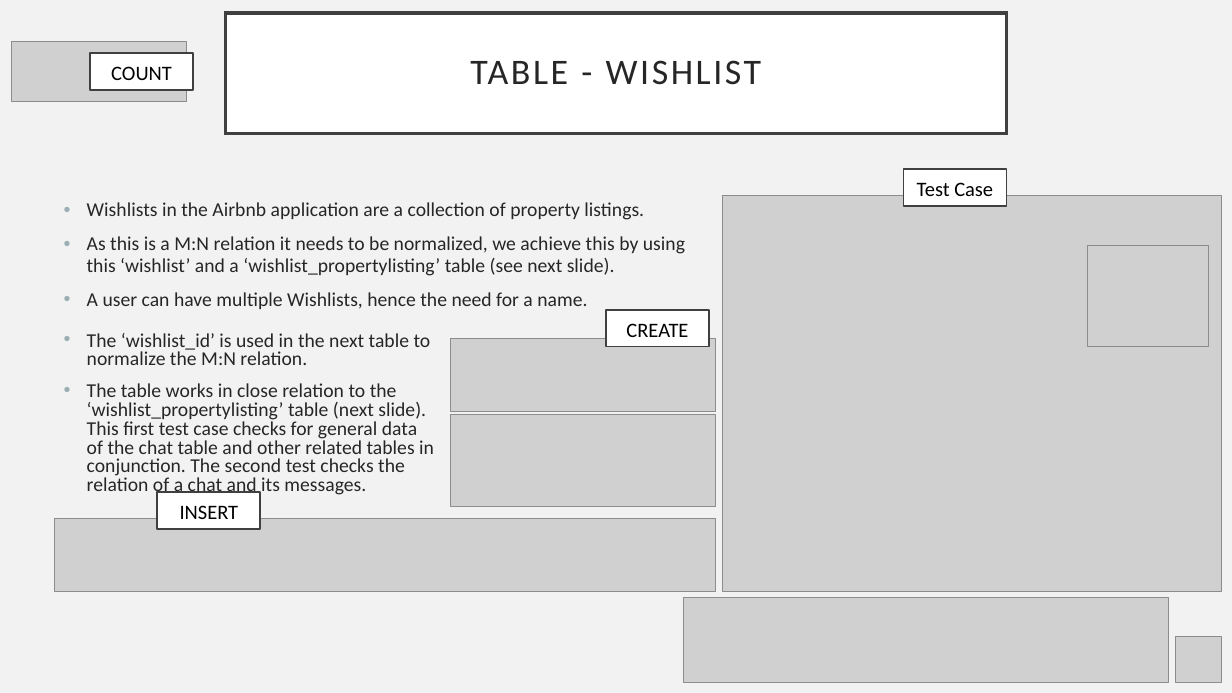
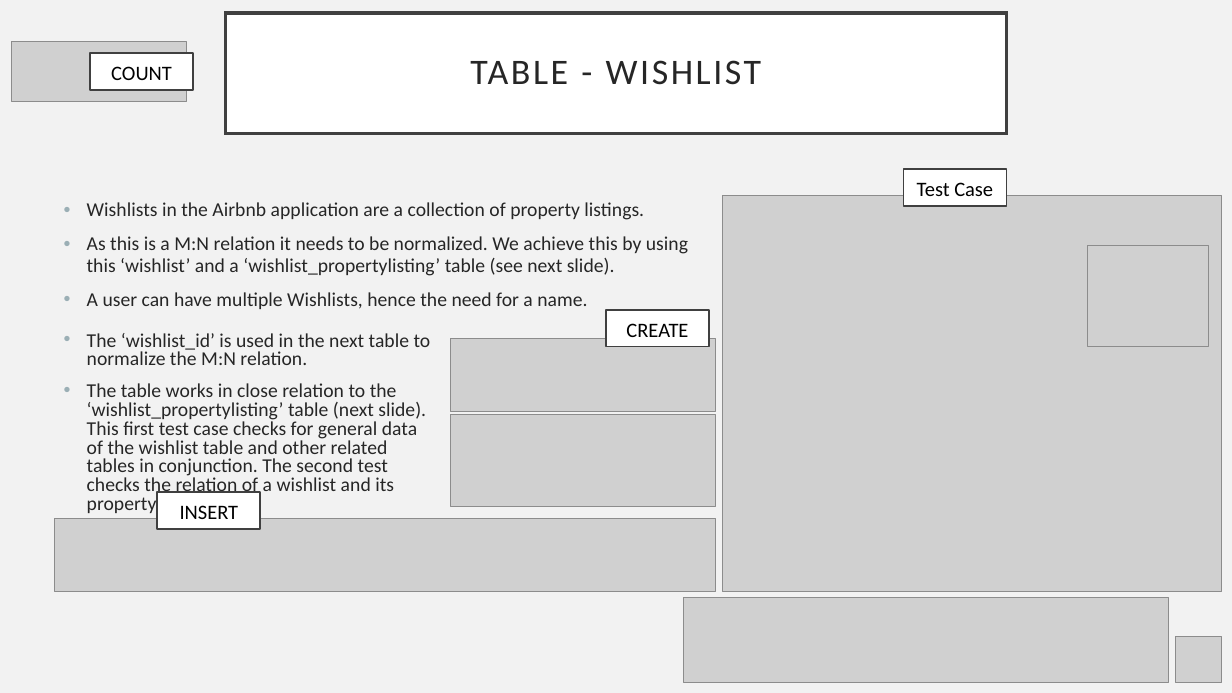
Before and after one commit to LeftEmpty/AirBnB_DBMS_Imitation, a slide deck: slide 18 of phase_2/phase_2_db_presentation.pptx. Drawn at 1232x693 pixels with LibreOffice and Linux fonts; fonts in the diff are those of the drawing; grey boxes stand for pictures. Boxes give left, top, right and bottom in pixels: in the first picture for what was removed or moved away, otherwise in the second. Text is boxed around its words. In the diff, an @@ line names an element or a change of style, - is before the commit and + after.

Commit message:
proof-read and submitted
changes:
- small changes to presentation
- removed NOT NULL from profile_image_id in Guest (screenshot v2 & data dictionary)

```diff
--- a/phase_2/phase_2_db_presentation.pptx
+++ b/phase_2/phase_2_db_presentation.pptx
@@ text at (87,236,688,276): text changed @@
-• As this is a M:N relation it needs to be normalized, we achieve this by using this ‘wishlist’ and a ‘wishlist_propertylisting’ table (see next slide).
+• As this is a M:N relation it needs to be normalized. We achieve this by using this ‘wishlist’ and a ‘wishlist_propertylisting’ table (see next slide).
@@ text at (87,383,426,516): text changed @@
-• The table works in close relation to the ‘wishlist_propertylisting’ table (next slide). This first test case checks for general data of the chat table and other related tables in conjunction. The second test checks the relation of a chat and its messages.
+• The table works in close relation to the ‘wishlist_propertylisting’ table (next slide). This first test case checks for general data of the wishlist table and other related tables in conjunction. The second test checks the relation of a wishlist and its propertylistings.
```
Also in this commit, not shown: 23 other slides changed, 11 other files.
